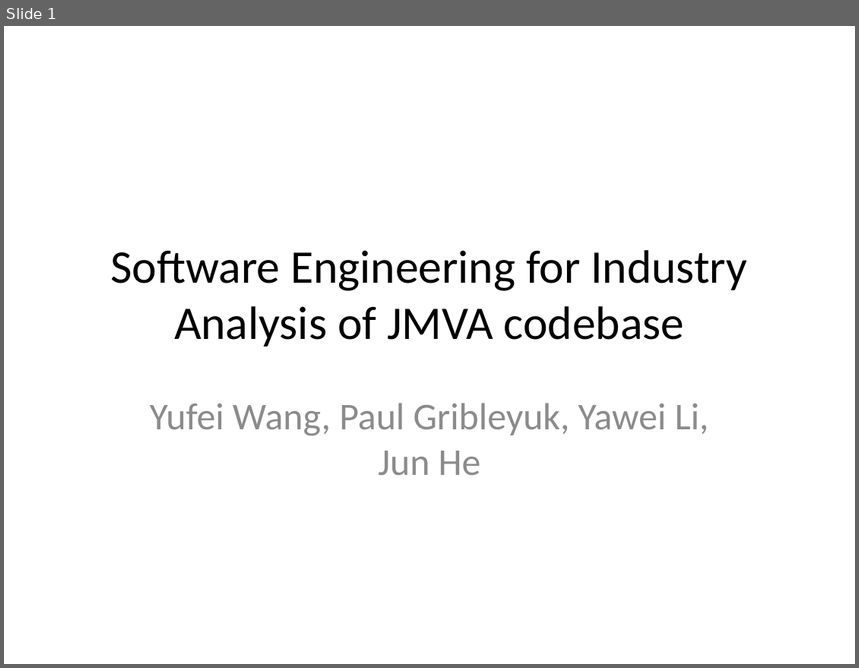
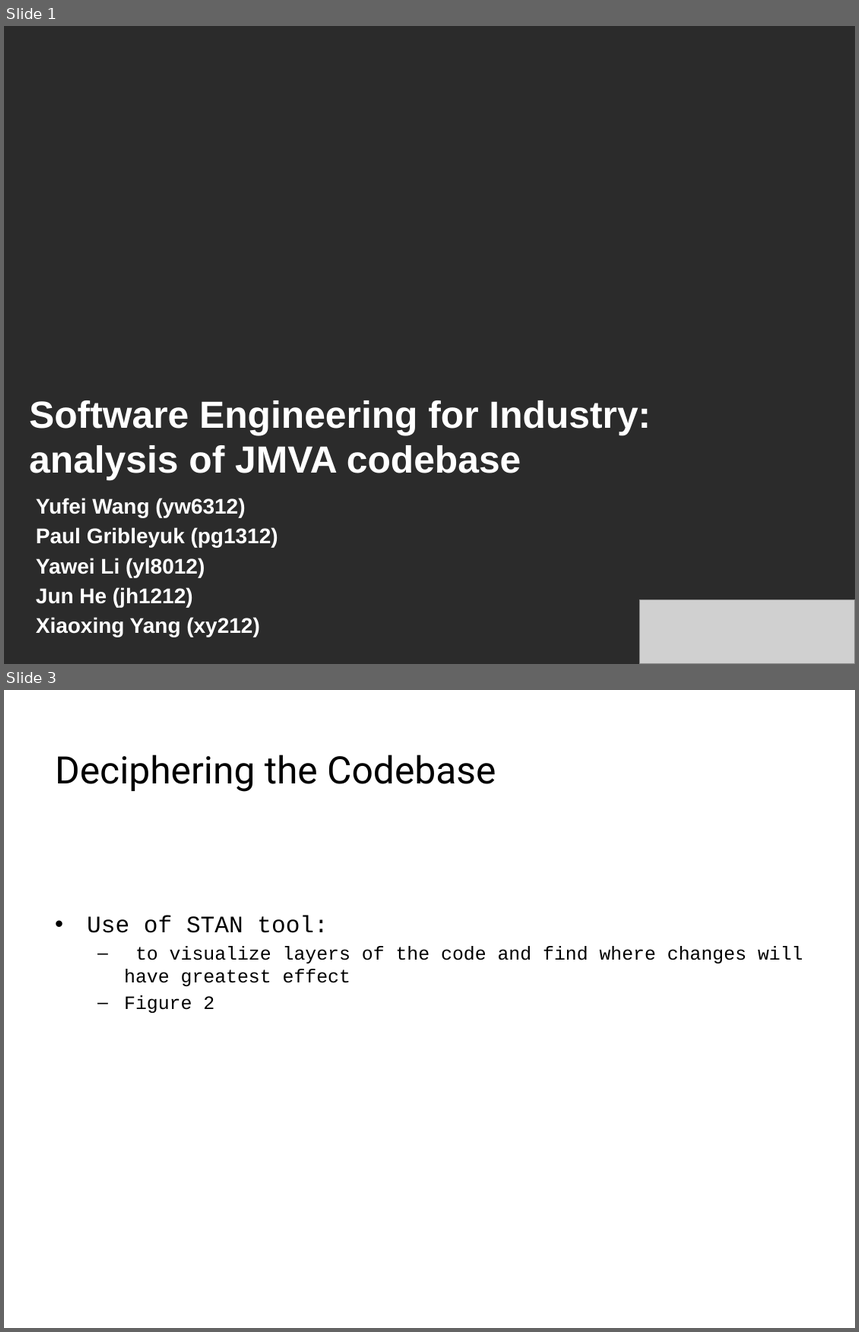
Before and after one commit to pavelgrib/SE_CW1, a slide deck: jmva_presentation.pptx. Shown one above the other, each under a label of ours: slide 1 before the commit, slides 1 and 3 after it; the slides between them are not shown. The pictures are 859x668 and 859x1332 pixels, drawn with LibreOffice and Linux fonts; fonts in the diff are those of the drawing; grey boxes stand for pictures; background and template pictures are left out; a plain dark background stands for a picture behind light text. Boxes give left, top, right and bottom in pixels: in the first picture for what was removed or moved away, otherwise in the second. Text is boxed around its words. In the diff, an @@ line names an element or a change of style, - is before the commit and + after.

```diff
--- a/jmva_presentation.pptx
+++ b/jmva_presentation.pptx
@@ slide 3 added at <box>4,690,855,1328</box>, background picture (left out) @@
@@ title added at <box>55,755,496,792</box>, 32 pt, text #000000 @@
+Deciphering the Codebase
@@ text added at <box>87,916,804,1013</box>, 16 pt, text #000000 @@
+• Use of STAN tool:
+  – to visualize layers of the code and find where changes will have greatest effect
+  – Figure 2
@@ slide 1 changed as well @@
@@ background #FFFFFF to picture (left out) @@
@@ title at <box>29,401,651,481</box>: text changed; size 39.6 to 32 pt; font Calibri to Arial; text colour #000000 to #FFFFFF; bold on @@
-Software Engineering for Industry
-Analysis of JMVA codebase
+Software Engineering for Industry: analysis of JMVA codebase
@@ subtitle at <box>36,498,278,637</box>: text changed; size 32 to 18 pt; font Calibri to Arial; text colour #8C8C8C to #FFFFFF; bold on @@
-Yufei Wang, Paul Gribleyuk, Yawei Li, Jun He
+Yufei Wang (yw6312)
+Paul Gribleyuk (pg1312)
+Yawei Li (yl8012)
+Jun He (jh1212)
+Xiaoxing Yang (xy212)
@@ picture added at <box>640,600,855,664</box> @@
```
Also in this commit, not shown: 2 other slides added, 8 other files.
